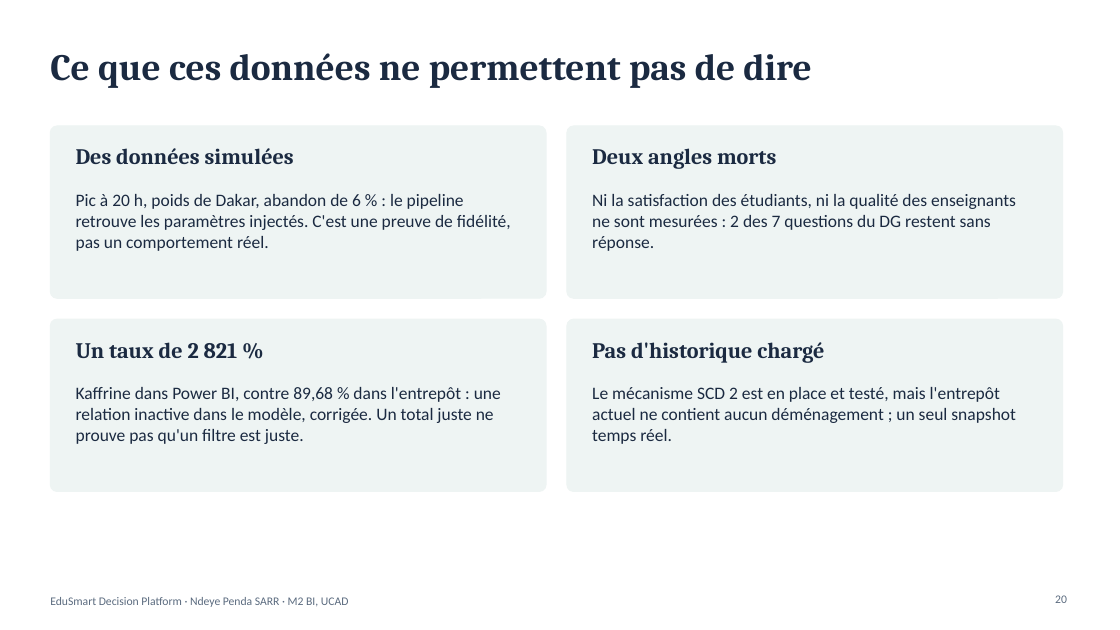
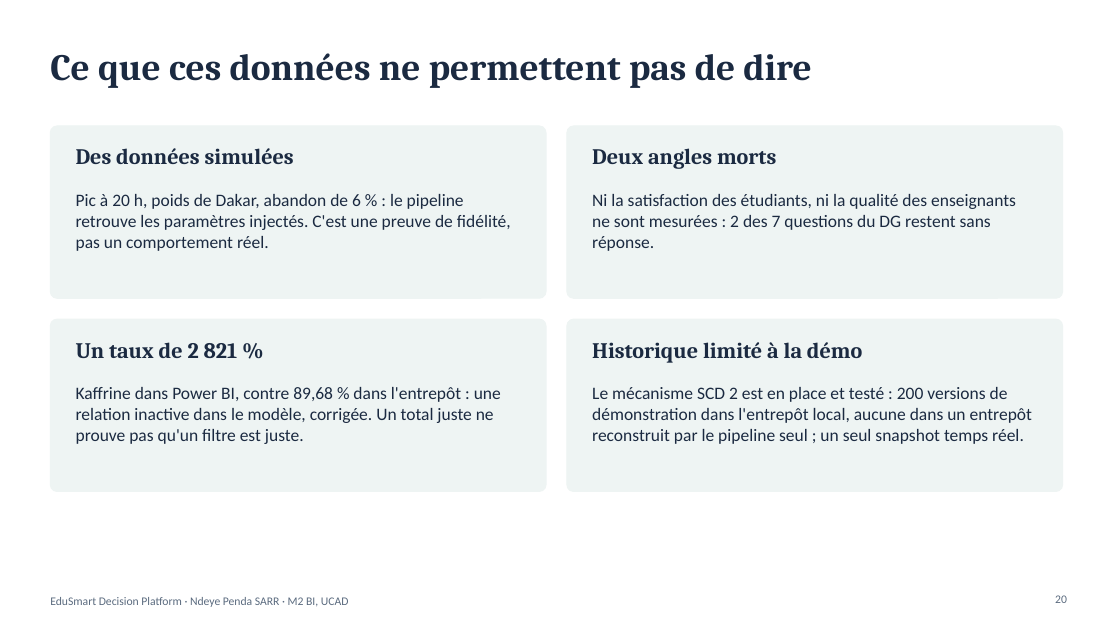
Before and after one commit to NdeyePendaSarr/edusmart-decision-platform, a slide deck: slide 20 of presentation/EduSmart_presentation.pptx. Drawn at 1120x630 pixels with LibreOffice and Linux fonts; fonts in the diff are those of the drawing. Boxes give left, top, right and bottom in pixels: in the first picture for what was removed or moved away, otherwise in the second. Text is boxed around its words. In the diff, an @@ line names an element or a change of style, - is before the commit and + after.

```diff
--- a/presentation/EduSmart_presentation.pptx
+++ b/presentation/EduSmart_presentation.pptx
@@ text at (x1=592, y1=342, x2=862, y2=363): text changed @@
-Pas d'historique chargé
+Historique limité à la démo
@@ text at (x1=592, y1=387, x2=1032, y2=444): text changed @@
-Le mécanisme SCD 2 est en place et testé, mais l'entrepôt actuel ne contient aucun déménagement ; un seul snapshot temps réel.
+Le mécanisme SCD 2 est en place et testé : 200 versions de démonstration dans l'entrepôt local, aucune dans un entrepôt reconstruit par le pipeline seul ; un seul snapshot temps réel.
```
